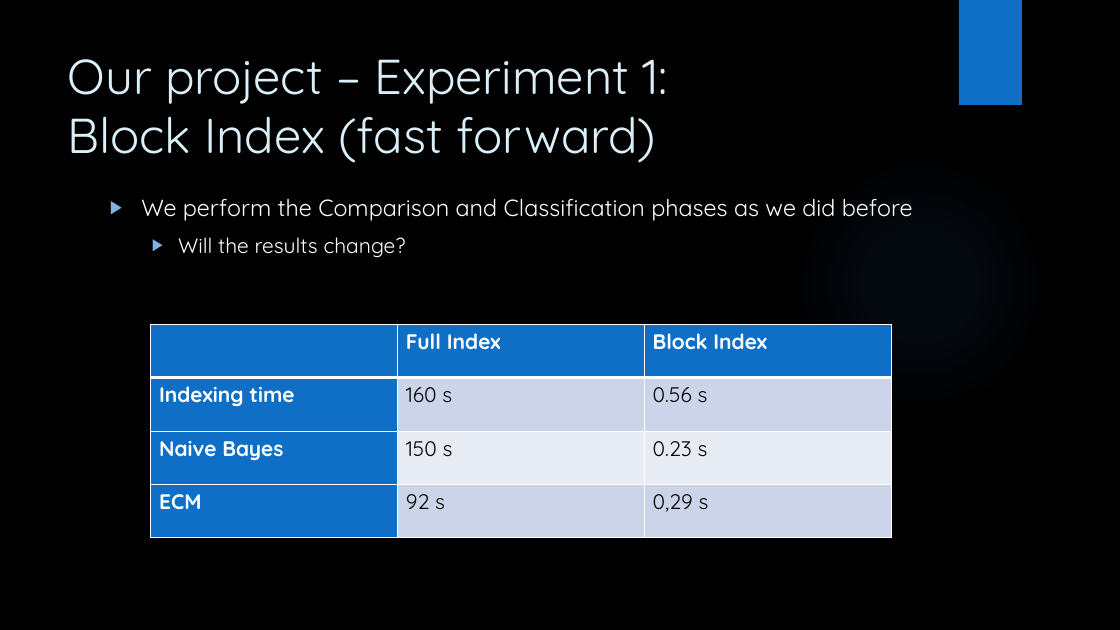
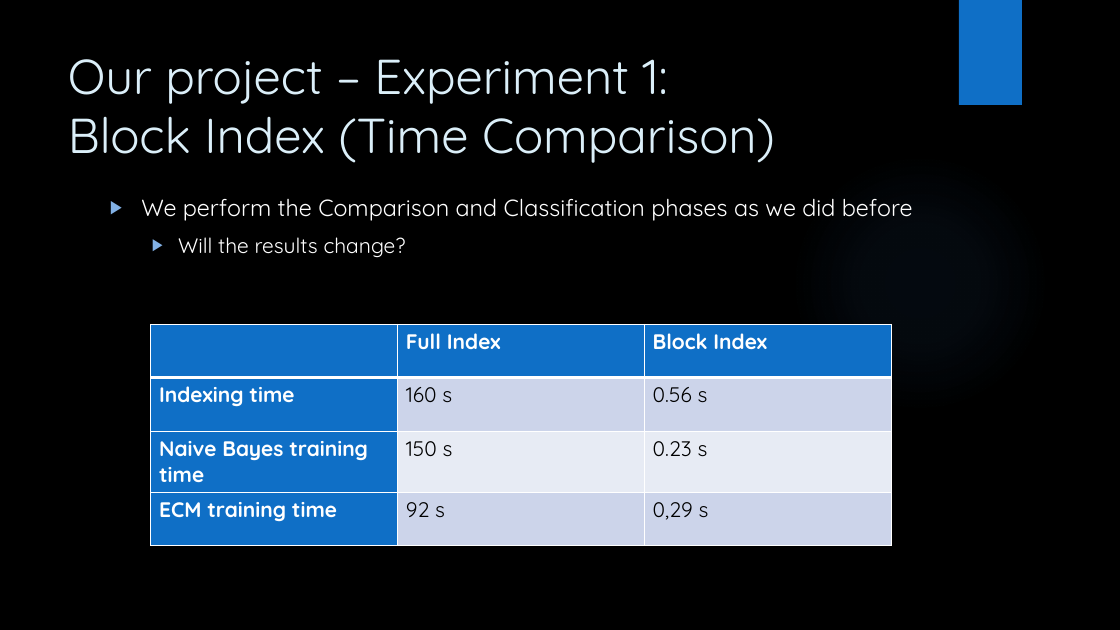
Before and after one commit to frenkowski/ML_aided_RecordLinkage, a slide deck: slide 22 of DA_project_slides.pptx. Drawn at 1120x630 pixels with LibreOffice and Linux fonts; fonts in the diff are those of the drawing; background and template pictures are left out. Boxes give left, top, right and bottom in pixels: in the first picture for what was removed or moved away, otherwise in the second. Text is boxed around its words. In the diff, an @@ line names an element or a change of style, - is before the commit and + after.

```diff
--- a/DA_project_slides.pptx
+++ b/DA_project_slides.pptx
@@ title at [68,59,775,163]: text changed @@
-Our project – Experiment 1:
-Block Index (fast forward)
+Our project – Experiment 1:
+Block Index (Time Comparison)
@@ table at [150,324,891,544] @@
-row 3, column 1: Naive Bayes
+row 3, column 1: Naive Bayes training time
-row 4, column 1: ECM
+row 4, column 1: ECM training time
```
Also in this commit, not shown: 15 other slides changed.
